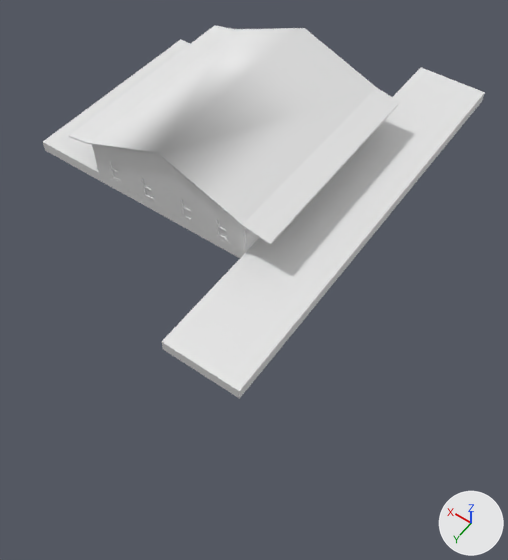
Two versions of the FBX model FantasmasMamoré_Main/Assets/MDL_Estação.fbx, one commit apart.
One viewpoint serves both versions: a 50 mm lens placed at (-1.3, 1.71, 2.09), pointed at (-0.29, 0.29, -0.15). Lighting does not change. The marker at lower right points along +X, +Y and +Z. Materials are left out; every surface is plain grey. Where no turn or scale is listed for an object, it has been applied to the vertices.

Names of what the first picture shows: 'Chão', 'Parede_3.001', 'Teto2'.
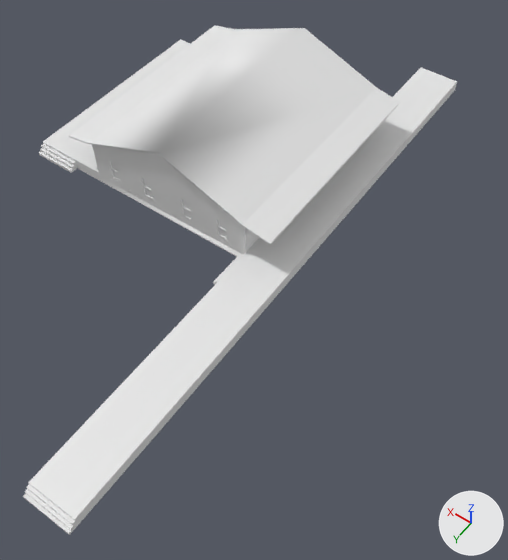
Location of each change, [x1, y1, x2, y2] in pixels of the pictures (508 x 560 px):
'Chão', reshaped (38% taller)
    before: [43, 39, 485, 399]
    after: [23, 39, 457, 535]

The change in detail:
me_mesh_112 is used by ob_chão; location (-0.25, 0.3, 0.002).
me_mesh_112 had 24 vertices, 22 faces and spanned x -0.34..1.11, y -1.46..0.5, z -0.05..0.0.
me_mesh_112 now has 116 vertices, 104 faces and spans x -0.2..1.11, y -1.46..1.17, z -0.05..0.0.
Part 1, on me_mesh_112:
5 vertices are removed from x -0.34..0.0, y 0.0..0.5, z -0.05..0.0.
17 faces are deleted.
5 vertices in x -0.34, y -1.46..0.0, z -0.05..0.0 move by (0.14, 0.0, 0.0).
58 vertices are added at x -0.2..1.11, y -1.46..1.15, z -0.05..-0.01.
11 new vertices lie (-0.2, 0.0, 0.0) away from vertices in x 0.0..1.11, y -0.96..0.0, z -0.05..0.0.
10 new vertices lie (0.0, 0.16, 0.0) away from vertices in x -0.34..0.0, y 0.0, z -0.05..0.0.
10 new vertices lie (0.0, 0.97, 0.0) away from vertices in x -0.2..0.0, y 0.16, z -0.05..0.0.
8 new vertices lie (0.0, 0.04, 0.0) away from vertices in x -0.2..1.11, y 0.0..1.13, z -0.05..-0.04.
99 new faces join them.
